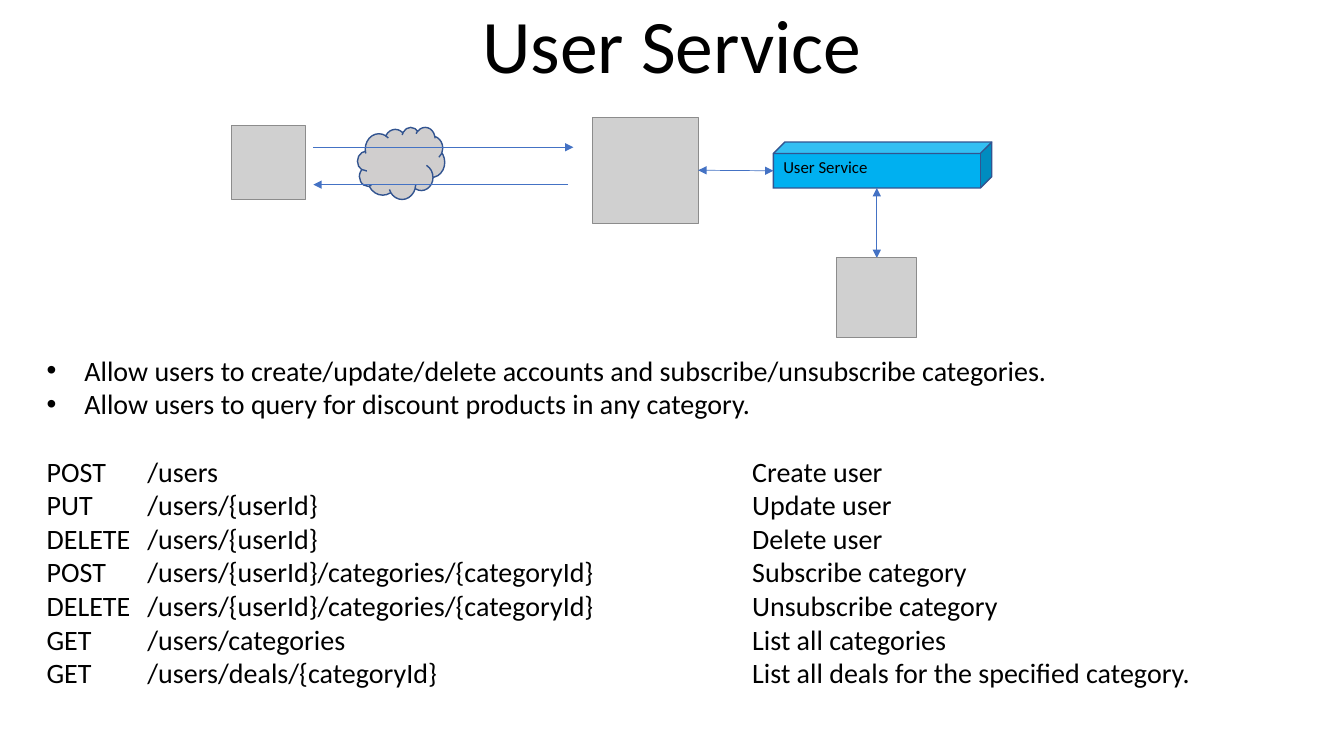
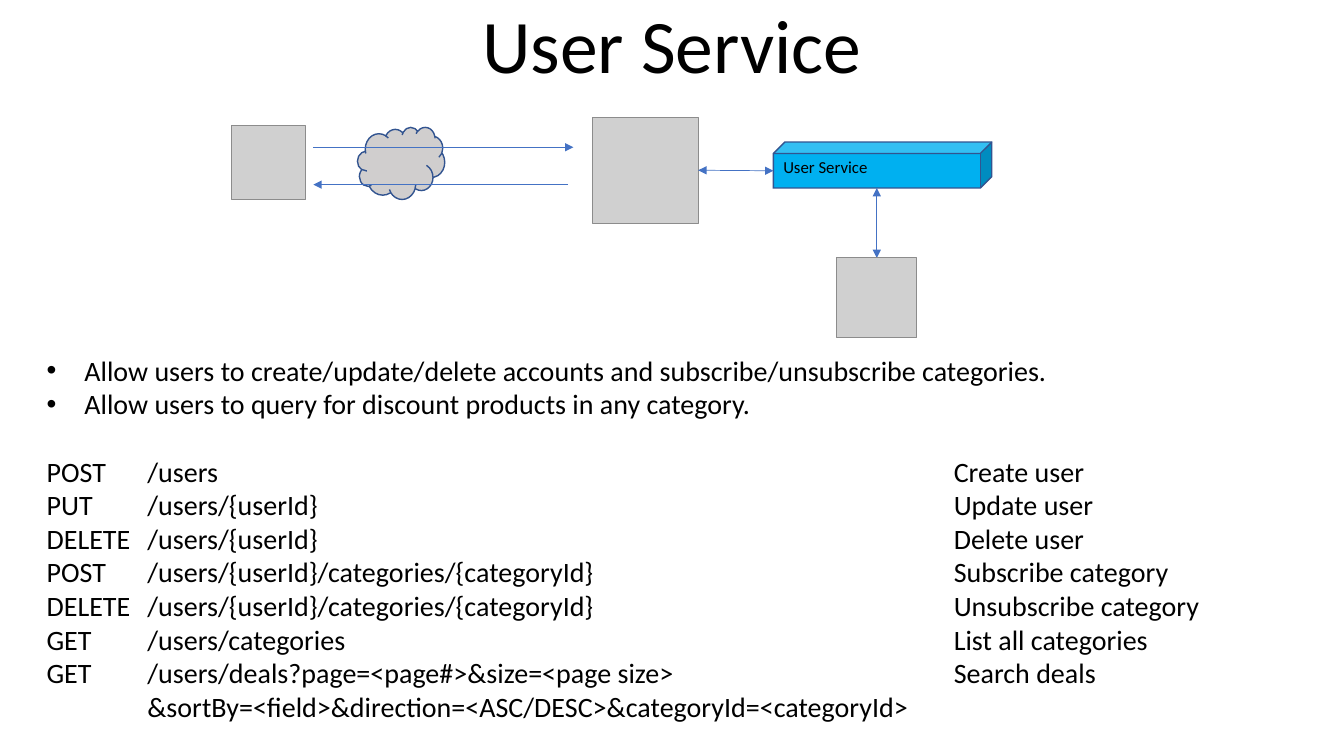
Before and after one commit to youhusky/price-monitoring-system, a slide deck: slide 9 of PriceMonitoringDesign.pptx. Drawn at 1344x756 pixels with LibreOffice and Linux fonts; fonts in the diff are those of the drawing; grey boxes stand for pictures. Boxes give left, top, right and bottom in pixels: in the first picture for what was removed or moved away, otherwise in the second. Text is boxed around its words. In the diff, an @@ line names an element or a change of style, - is before the commit and + after.

Commit message:
Update ppt for searchDeals method

```diff
--- a/PriceMonitoringDesign.pptx
+++ b/PriceMonitoringDesign.pptx
@@ text at <box>47,663,907,722</box>: text changed @@
-GET /users/deals/{categoryId} List all deals for the specified category.
+GET /users/deals?page=<page#>&size=<page size> Search deals
+&sortBy=<field>&direction=<ASC/DESC>&categoryId=<categoryId>
```
